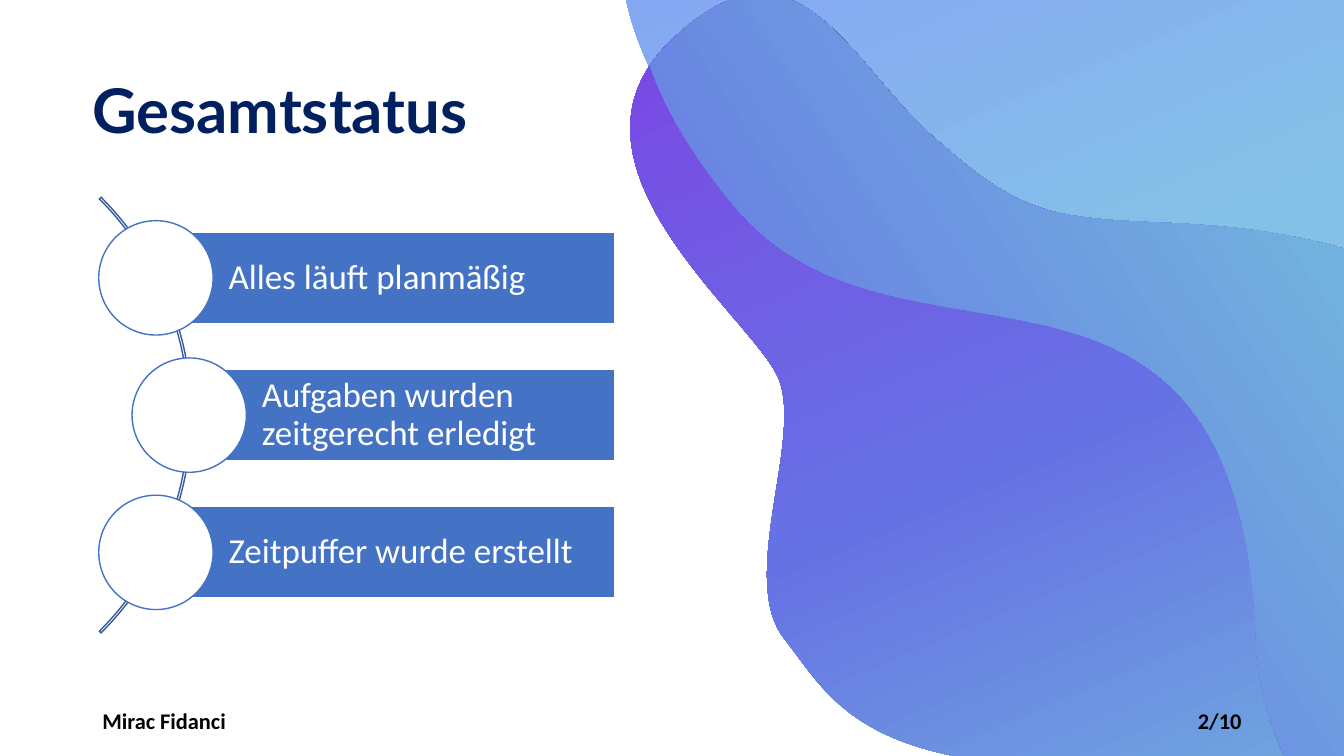
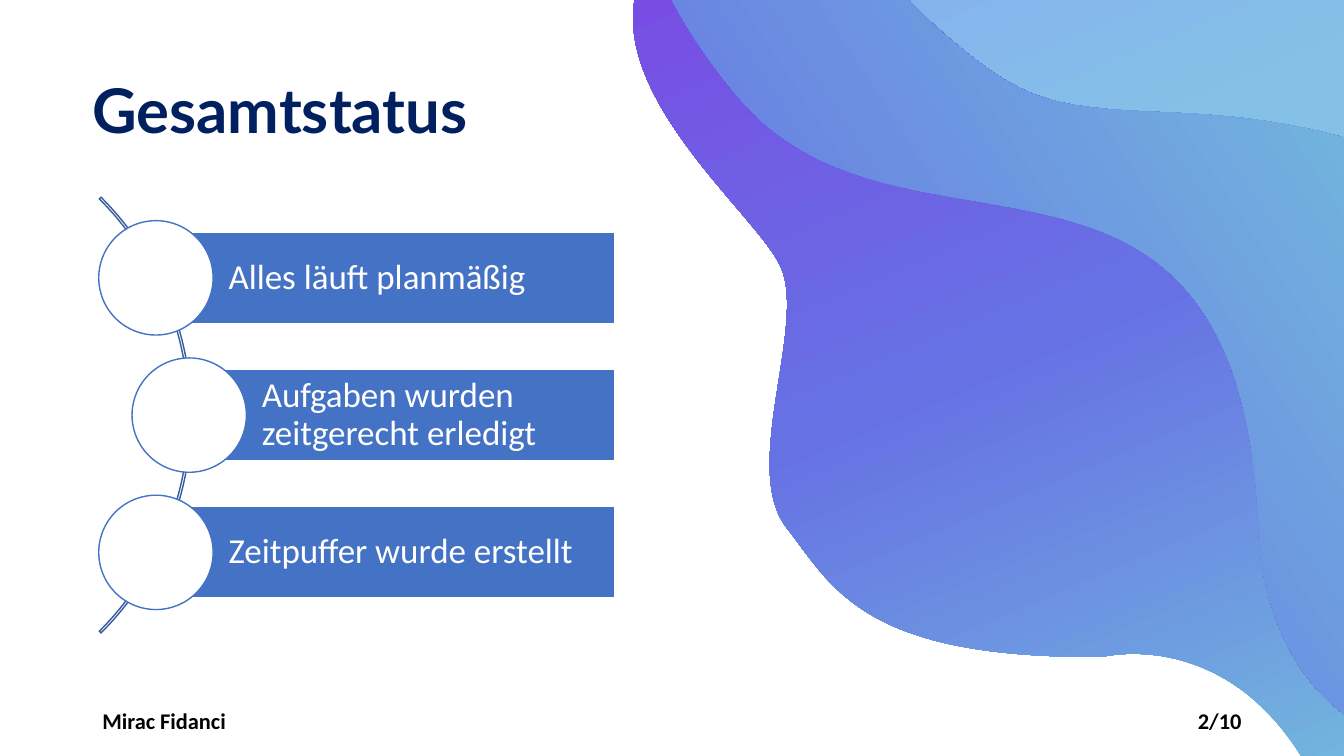
Before and after one commit to LuckyForce/ShareList, a slide deck: slide 2 of documents/T3-ShareList-Statusbericht_v1.0.pptx. Drawn at 1344x756 pixels with LibreOffice and Linux fonts; fonts in the diff are those of the drawing. Boxes give left, top, right and bottom in pixels: in the first picture for what was removed or moved away, otherwise in the second. Text is boxed around its words. In the diff, an @@ line names an element or a change of style, - is before the commit and + after.

```diff
--- a/documents/T3-ShareList-Statusbericht_v1.0.pptx
+++ b/documents/T3-ShareList-Statusbericht_v1.0.pptx
@@ outline redrawn in 3 elements at bbox=[524, 0, 1344, 756], bbox=[500, 0, 1344, 756], bbox=[623, 0, 1344, 756] @@
```
Also in this commit, not shown: 8 other slides changed, 1 other file.
